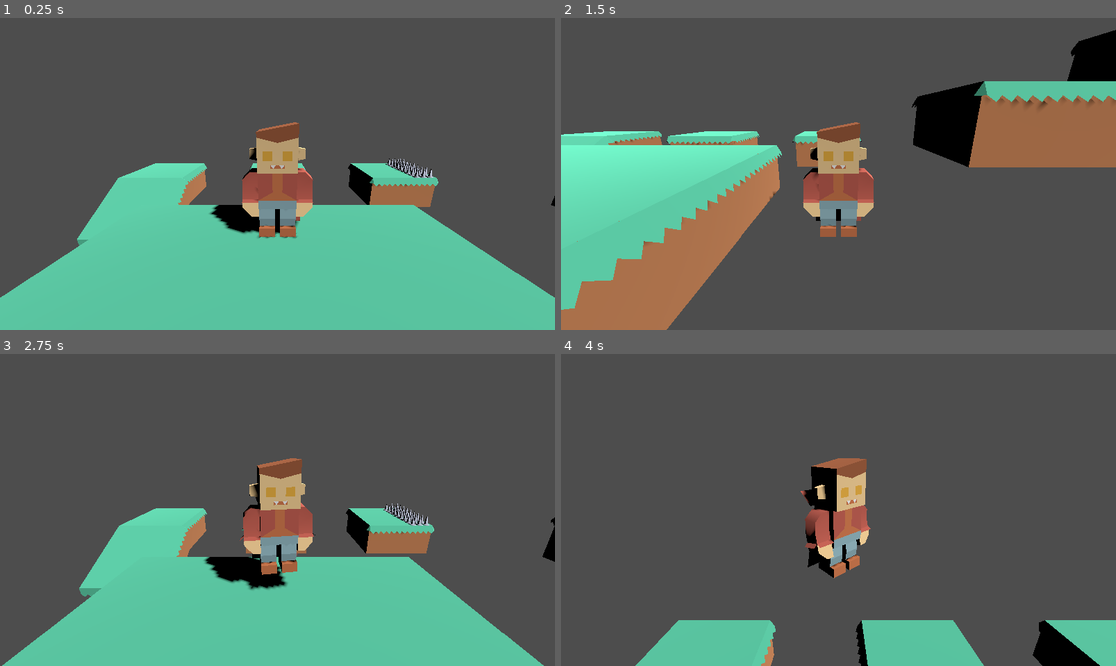
Above: before the commit, frames 1-4 (two rows, left to right).
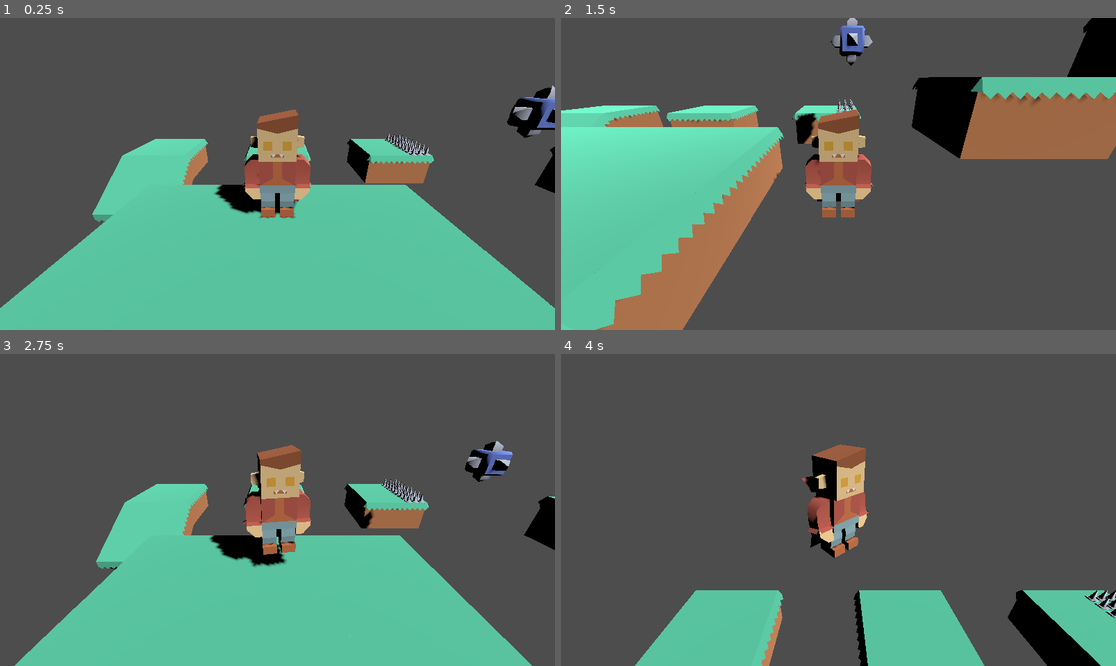
Above: after the commit, the same moments.

Repository: IsaacRF/test-platformer-3d
Game: Godot game, scene res://Levels/Level1.tscn
The game is run twice, just before and just after one commit, with the same random seed, the same clock (stepped at 60 frames per second) and the same inputs.
Inputs:
- Up to frame 1 (0.25 s): no input
- Up to frame 2 (1.5 s): hold D (move_right) 0.53-1.28 s; hold Space (jump) 0.53-1.28 s; hold S (move_backward) from 1.28 s (still down); tap Space (jump) at 1.35 s
- Up to frame 3 (2.75 s): tap Space (jump) at 1.52, 1.82 s; release S (move_backward) at 2.03 s; hold D (move_right) from 2.03 s (still down); hold Space (jump) from 2.03 s (still down)
- Up to frame 4 (4 s): release D (move_right) at 2.78 s; release Space (jump) at 2.78 s; hold W (move_forward) 2.78-3.53 s; tap Space (jump) at 2.85, 3.02, 3.32 s; hold A (move_left) from 3.53 s (still down); hold Space (jump) from 3.53 s (still down)

The runs differ from the first frame. In frame 1, 11% of the frame differs, in the area x 0-100%, y 21-93%; in frame 2, 15%, in the area x 0-100%, y 0-100%; in frame 3, 12%; in frame 4, 8.9%.

Commit message:
Add Hurtbox component, enemies, and player health
- Add Hurtbox component
- Add PatrollLineal component
- Add SpikeBall enemy with a Hurtbox and a PatrollLineal component
- Add life to player and damage() method

Diff:
--- /dev/null
+++ b/Behavior/PatrollLinealComponent.gd
@@ -0,0 +1,24 @@
+extends Node
+
+@export var target : CharacterBody3D
+@export var move_speed : float = 10.0
+@export var move_dir : Vector3
+
+var start_pos : Vector3
+var target_pos : Vector3
+
+# Called when the node enters the scene tree for the first time.
+func _ready():
+	start_pos = target.global_position
+	target_pos = start_pos + move_dir
+
+
+# Called every frame. 'delta' is the elapsed time since the previous frame.
+func _process(delta):
+	target.global_position = target.global_position.move_toward(target_pos, move_speed * delta)
+
+	if target.global_position == target_pos:
+		if target.global_position == start_pos:
+			target_pos = start_pos + move_dir
+		else:
+			target_pos = start_pos
--- /dev/null
+++ b/Behavior/PatrollLinealComponent.tscn
@@ -0,0 +1,7 @@
+[gd_scene load_steps=2 format=3 uid="uid://c6obom820cu6s"]
+
+[ext_resource type="Script" path="res://Behavior/PatrollLinealComponent.gd" id="1_knr3g"]
+
+[node name="PatrollLinealComponent" type="Node"]
+script = ExtResource("1_knr3g")
+move_dir = Vector3(0, 0, 3)
--- /dev/null
+++ b/Enemies/SpikeBall.tscn
@@ -0,0 +1,30 @@
+[gd_scene load_steps=6 format=3 uid="uid://cl6butnbnrvwm"]
+
+[ext_resource type="ArrayMesh" uid="uid://mvd3ie23bw83" path="res://Assets/Models/spikeBlock.obj" id="1_x0o1y"]
+[ext_resource type="PackedScene" uid="uid://cag7crmps45ko" path="res://Hazards/Hurtbox.tscn" id="2_ys78t"]
+[ext_resource type="PackedScene" uid="uid://c6obom820cu6s" path="res://Behavior/PatrollLinealComponent.tscn" id="3_rirsx"]
+
+[sub_resource type="BoxShape3D" id="BoxShape3D_ckguk"]
+size = Vector3(0.578613, 0.572327, 0.585693)
+
+[sub_resource type="BoxShape3D" id="BoxShape3D_acjra"]
+size = Vector3(0.504028, 0.499573, 0.506104)
+
+[node name="SpikeBall" type="CharacterBody3D"]
+
+[node name="SpikeBlock" type="MeshInstance3D" parent="."]
+mesh = ExtResource("1_x0o1y")
+
+[node name="Hurtbox" parent="." instance=ExtResource("2_ys78t")]
+
+[node name="CollisionShape3D" type="CollisionShape3D" parent="Hurtbox"]
+transform = Transform3D(1, 0, 0, 0, 1, 0, 0, 0, 1, 0.00463867, 0.507478, 0.0032959)
+shape = SubResource("BoxShape3D_ckguk")
+
+[node name="CollisionShape3D" type="CollisionShape3D" parent="."]
+transform = Transform3D(1, 0, 0, 0, 1, 0, 0, 0, 1, 0.003479, 0.500569, -0.00231934)
+shape = SubResource("BoxShape3D_acjra")
+
+[node name="PatrollLinealComponent" parent="." node_paths=PackedStringArray("target") instance=ExtResource("3_rirsx")]
+target = NodePath("..")
+move_speed = 4.0
--- /dev/null
+++ b/Hazards/Hurtbox.gd
@@ -0,0 +1,17 @@
+extends Area3D
+
+@export var hit_points : float = 1.0
+@export var knockback_force : float = 10.0
+
+# Called when the node enters the scene tree for the first time.
+func _ready():
+	pass # Replace with function body.
+
+# Called every frame. 'delta' is the elapsed time since the previous frame.
+func _process(delta):
+	pass
+
+func _on_body_entered(body):
+	if body.is_in_group("Players"):
+		# The player entered the hazard zone.
+		body.call("damage", hit_points, knockback_force)
--- /dev/null
+++ b/Hazards/Hurtbox.tscn
@@ -0,0 +1,8 @@
+[gd_scene load_steps=2 format=3 uid="uid://cag7crmps45ko"]
+
+[ext_resource type="Script" path="res://Hazards/Hurtbox.gd" id="1_og3h4"]
+
+[node name="Hurtbox" type="Area3D"]
+script = ExtResource("1_og3h4")
+
+[connection signal="body_entered" from="." to="." method="_on_body_entered"]
--- a/Levels/Level1.tscn
+++ b/Levels/Level1.tscn
@@ -1,17 +1,18 @@
-[gd_scene load_steps=6 format=3 uid="uid://dfvna3ixit663"]
+[gd_scene load_steps=7 format=3 uid="uid://dfvna3ixit663"]
 
 [ext_resource type="PackedScene" uid="uid://d2do5kemgc8ee" path="res://Platforms/PlatformLarge.tscn" id="1_2i5le"]
 [ext_resource type="PackedScene" uid="uid://jqvufylajied" path="res://Player/Player.tscn" id="2_p81fo"]
 [ext_resource type="PackedScene" uid="uid://bssf3miyaxa02" path="res://Hazards/DeathArea.tscn" id="3_ni36n"]
 [ext_resource type="PackedScene" uid="uid://cswrxwyowmy54" path="res://Hazards/Spikes.tscn" id="4_e8nsp"]
+[ext_resource type="PackedScene" uid="uid://cl6butnbnrvwm" path="res://Enemies/SpikeBall.tscn" id="5_0bmue"]
 
 [sub_resource type="BoxShape3D" id="BoxShape3D_ayh7b"]
-size = Vector3(25, 4, 29)
+size = Vector3(43, 4, 41)
 
 [node name="Main" type="Node3D"]
 
 [node name="Camera" type="Camera3D" parent="."]
-transform = Transform3D(1.5, 0, 0, 0, 1.44077, 0.417355, 0, -0.417355, 1.44077, 0, 1.8932, 3.0938)
+transform = Transform3D(1.5, 0, 0, 0, 1.35754, 0.638029, 0, -0.638029, 1.35754, 0, 2.24469, 3.18273)
 
 [node name="PlatformLarge" parent="." instance=ExtResource("1_2i5le")]
 transform = Transform3D(1, 0, 0, 0, 1, 0, 0, 0, 1, 0, -1, 0)
@@ -59,7 +60,7 @@
 transform = Transform3D(1, 0, 0, 0, 1, 0, 0, 0, 1, -4.02034, 0, 0.151889)
 
 [node name="CollisionShape3D" type="CollisionShape3D" parent="Void"]
-transform = Transform3D(1, 0, 0, 0, 1, 0, 0, 0, 1, 4, -5.00685, 0)
+transform = Transform3D(1, 0, 0, 0, 1, 0, 0, 0, 1, 5, -5.00685, -3)
 shape = SubResource("BoxShape3D_ayh7b")
 
 [node name="Spikes" parent="." instance=ExtResource("4_e8nsp")]
@@ -70,3 +71,9 @@
 
 [node name="Spikes3" parent="." instance=ExtResource("4_e8nsp")]
 transform = Transform3D(1, 0, 0, 0, 1, 0, 0, 0, 1, 4.60646, 0.005005, -3.2737)
+
+[node name="SpikeBall" parent="." instance=ExtResource("5_0bmue")]
+transform = Transform3D(1, 0, 0, 0, 1, 0, 0, 0, 1, 4.64081, 1.18849, -1.55535)
+
+[node name="SpikeBall2" parent="." instance=ExtResource("5_0bmue")]
+transform = Transform3D(1, 0, 0, 0, 1, 0, 0, 0, 1, 8.46895, 2.18863, -1.5645)
--- a/Player/Player.gd
+++ b/Player/Player.gd
@@ -1,4 +1,7 @@
 extends CharacterBody3D
+
+signal score_updated(score)
+signal life_updated(life)
 
 var move_speed : float = 6.0
 var acceleration : float = 0.3
@@ -11,12 +14,18 @@
 
 var is_dead : bool = false
 
+var score : int
+@export var max_life : int = 3
+@export var life : float = max_life
+
 @onready var model = $Model
 @onready var death_sfx = $DeathSFX
 @onready var jump_sfx = $JumpSFX
+@onready var hurt_sfx = $HurtSFX
 @onready var animation_player = $AnimationPlayer
 @onready var camera_follow = $CameraFollow
 @onready var collision_shape_3d = $CollisionShape3D
+@onready var rng = RandomNumberGenerator.new()
 
 func _physics_process(delta):
 	var input = Input.get_vector("move_left", "move_right", "move_forward", "move_backward")
@@ -42,11 +51,34 @@
 		facing_angle = Vector2(input.y, input.x).angle()
 		model.rotation.y = lerp_angle(model.rotation.y, facing_angle, rotation_speed)
 
+func damage(hit_points : float = 1.0, knockback_force : float = 10.0):
+	life -= hit_points
+	life_updated.emit(life)
+
+	if life <= 0:
+		game_over()
+	else:
+		hurt_sfx.pitch_scale = rng.randf_range(0.8, 1.2)
+		hurt_sfx.play()
+		#TODO: Hurt animation
+		#var tween = get_tree().create_tween().set_loops(3)
+		#tween.tween_property(model, "modulate", Color.RED, 0.1)
+		#tween.tween_property(model, "modulate", Color.WHITE, 0.1)
+		#Add back force
+		var knockback_dir = Vector3(-sin(facing_angle), 0, -cos(facing_angle)).normalized()
+		var knockback_velocity : Vector3 = knockback_dir * knockback_force
+		velocity += knockback_velocity
+		velocity.y = jump_force
+
 func game_over():
 	is_dead = true
+	life = 0
+	life_updated.emit(life)
+
 	collision_shape_3d.set_deferred("disabled", true)
 	animation_player.play("Death")
 	death_sfx.play()
 	camera_follow.update_position = false
+
 	await get_tree().create_timer(1.0).timeout
 	get_tree().reload_current_scene()
--- a/Player/Player.tscn
+++ b/Player/Player.tscn
@@ -1,9 +1,10 @@
-[gd_scene load_steps=9 format=3 uid="uid://jqvufylajied"]
+[gd_scene load_steps=10 format=3 uid="uid://jqvufylajied"]
 
 [ext_resource type="Script" path="res://Player/Player.gd" id="1_3f3x6"]
 [ext_resource type="ArrayMesh" uid="uid://gjuyfsvj5gs0" path="res://Assets/Models/characterVampire.obj" id="1_pv2g0"]
 [ext_resource type="AudioStream" uid="uid://cesq424vl0eem" path="res://Sound/SFX/Death.ogg" id="3_wwhho"]
 [ext_resource type="AudioStream" uid="uid://3vhqx2ccx8be" path="res://Sound/SFX/Jump.mp3" id="4_lg4ii"]
+[ext_resource type="AudioStream" uid="uid://c3re1fu8vpm6g" path="res://Sound/SFX/Hit.wav" id="5_w5e5t"]
 
 [sub_resource type="CapsuleShape3D" id="CapsuleShape3D_q3auj"]
 radius = 0.3
@@ -75,7 +76,7 @@
 shape = SubResource("CapsuleShape3D_q3auj")
 
 [node name="CameraFollow" type="RemoteTransform3D" parent="."]
-transform = Transform3D(1, 0, 0, 0, 0.960513, 0.278237, 0, -0.278237, 0.960513, 0, 1.26213, 2.06253)
+transform = Transform3D(1, 0, 0, 0, 0.905028, 0.425353, 0, -0.425353, 0.905028, 0, 1.49646, 2.12182)
 remote_path = NodePath("../../Camera")
 
 [node name="AnimationPlayer" type="AnimationPlayer" parent="."]
@@ -89,3 +90,6 @@
 [node name="JumpSFX" type="AudioStreamPlayer" parent="."]
 stream = ExtResource("4_lg4ii")
 volume_db = -12.0
+
+[node name="HurtSFX" type="AudioStreamPlayer" parent="."]
+stream = ExtResource("5_w5e5t")
